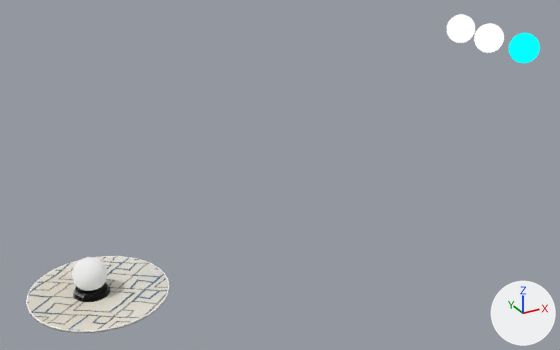
The glTF model objects/crystal.gltf as it was, and as the next commit left it.
Before and after are seen from a 50 mm camera at (-19.0, -63.7, 37.6) aimed at (4.9, -20.3, 15.9). The lights are fixed; the arrows at lower right show +X, +Y and +Z. Where no turn or scale is listed for an object, it has been applied to the vertices.

Objects in the first picture: 'Circle', 'Cylinder', 'Sphere', 'Text', 'particle1', 'particle12', 'particle3'.
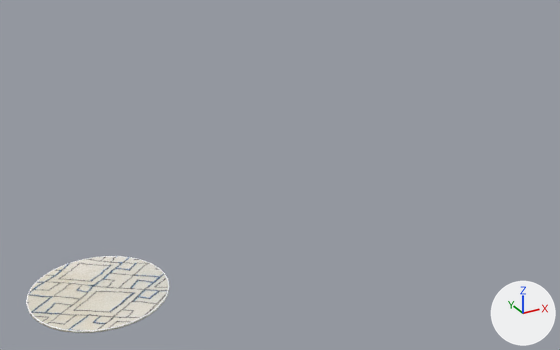
The change, as JSON lines over the scene's bpy script:
```json
{"op": "remove", "block": "ob_text", "code": ["ob_text = bpy.data.objects.new('Text', me_text)", "ob_text.location = (-6.9, -4.96, 1.38)"]}
{"op": "remove", "block": "ob_cylinder", "code": ["ob_cylinder = bpy.data.objects.new('Cylinder', me_cylinder)", "ob_cylinder.location = (-5.37, -4.9, 1.44)"]}
{"op": "remove", "block": "ob_sphere", "code": ["ob_sphere = bpy.data.objects.new('Sphere', me_sphere)", "ob_sphere.location = (-5.38, -4.87, 2.82)"]}
{"op": "remove", "block": "ob_particle1", "code": ["ob_particle1 = bpy.data.objects.new('particle1', me_sphere_002)", "ob_particle1.location = (9.02, -32.59, 28.22)"]}
{"op": "remove", "block": "ob_particle3", "code": ["ob_particle3 = bpy.data.objects.new('particle3', me_sphere_004)", "ob_particle3.location = (9.72, -36.48, 27.96)"]}
{"op": "remove", "block": "ob_particle12", "code": ["ob_particle12 = bpy.data.objects.new('particle12', me_sphere_003)", "ob_particle12.location = (9.34, -34.39, 28.06)"]}
```

What differs and where, as boxes (x1, y1, x2, y2) in the pictures (560 x 350 px):
```json
{"object": "Sphere", "change": "deleted", "before": [72, 257, 107, 291]}
{"object": "particle3", "change": "deleted", "before": [509, 33, 540, 63]}
{"object": "particle12", "change": "deleted", "before": [474, 23, 504, 53]}
{"object": "particle1", "change": "deleted", "before": [447, 14, 475, 43]}
{"object": "Cylinder", "change": "deleted", "before": [73, 282, 110, 302], "on screen": "black"}
{"object": "Text", "change": "deleted", "before": [74, 290, 84, 298]}
```
